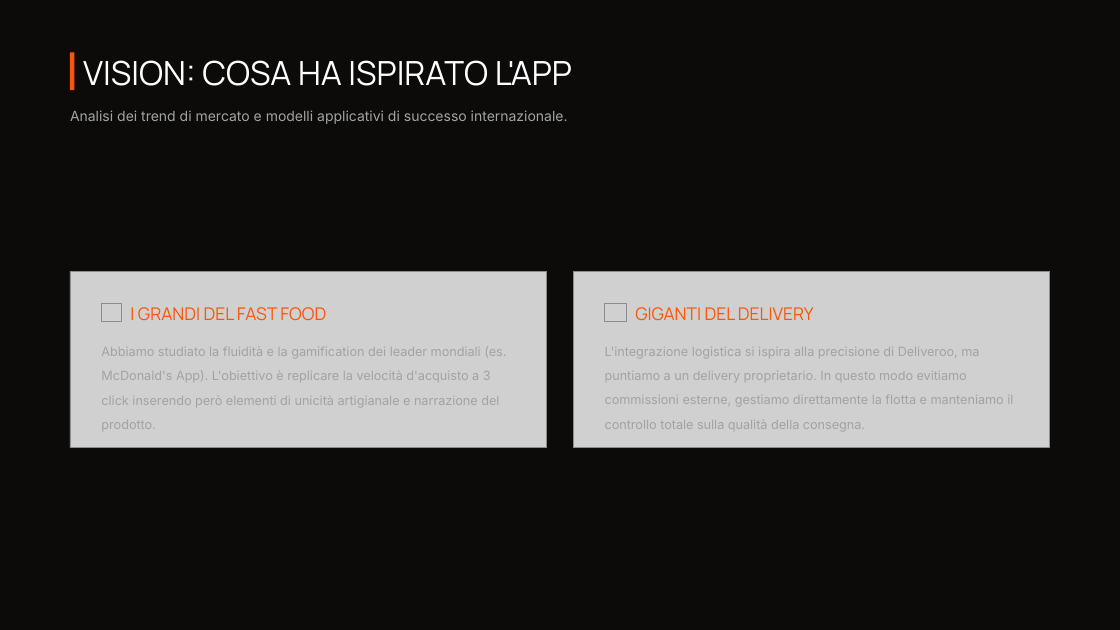
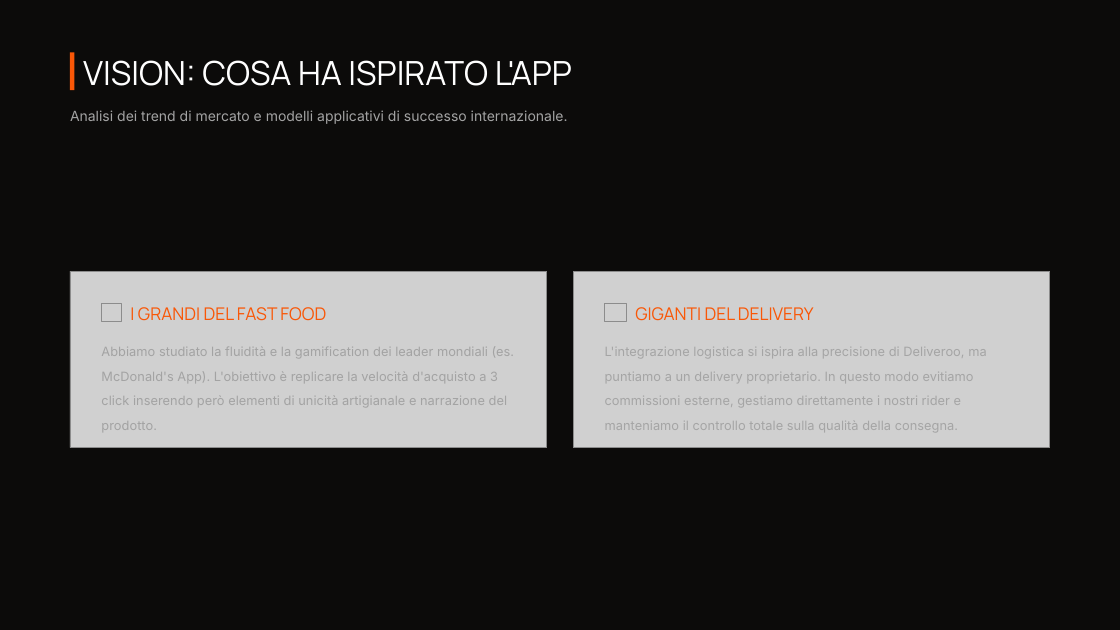
Before and after one commit to Jack-Ark-01/JustBurgerProjectWork, a slide deck: slide 5 of SecondaSuddivisioneGruppi/Logica/Materiale PPT/PPT VERSIONE FINALE.pptx. Drawn at 1120x630 pixels with LibreOffice and Linux fonts; fonts in the diff are those of the drawing; grey boxes stand for pictures; background and template pictures are left out. Boxes give left, top, right and bottom in pixels: in the first picture for what was removed or moved away, otherwise in the second. Text is boxed around its words. In the diff, an @@ line names an element or a change of style, - is before the commit and + after.

```diff
--- a/SecondaSuddivisioneGruppi/Logica/Materiale PPT/PPT VERSIONE FINALE.pptx
+++ b/SecondaSuddivisioneGruppi/Logica/Materiale PPT/PPT VERSIONE FINALE.pptx
@@ text "Abbiamo studiato la fluidità e ..." at bbox=[101, 347, 515, 430]: size 10.9 to 11 pt @@
@@ text at bbox=[605, 347, 986, 434]: text changed; size 10.9 to 11 pt; text colour #A3A3A3 to #A5A5A5 @@
-L'integrazione logistica si ispira alla precisione di Deliveroo, ma puntiamo a un delivery proprietario. In questo modo evitiamo commissioni esterne, gestiamo direttamente la flotta e manteniamo il controllo totale sulla qualità della consegna.
+L'integrazione logistica si ispira alla precisione di Deliveroo, ma puntiamo a un delivery proprietario. In questo modo evitiamo commissioni esterne, gestiamo direttamente i nostri rider e manteniamo il controllo totale sulla qualità della consegna.
```
Also in this commit, not shown: 10 other slides changed, 2 slides added, 2 slides removed, 4 other files.
